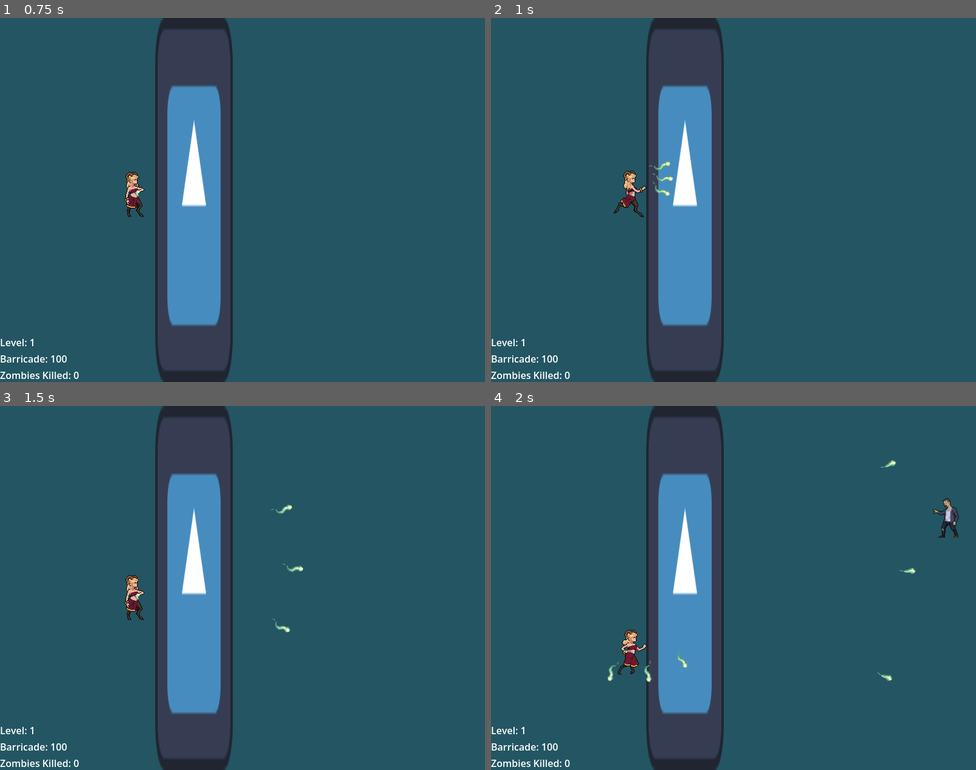
Above: before the commit, frames 1-4 (two rows, left to right).
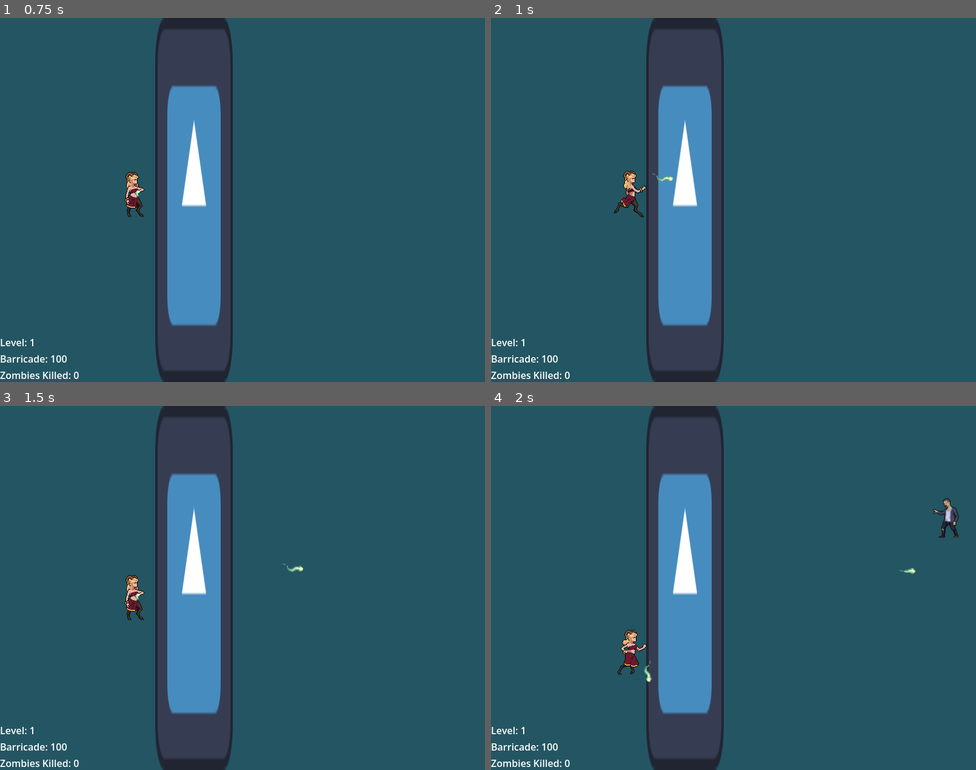
Above: after the commit, the same moments.

Repository: arko-poet/godot-games
Game: Godot game, scene res://main.tscn
Two runs of this game, one before a commit and one after it. Both use one fixed random seed, a clock stepped at 60 frames per second and the inputs below. The engine's default icon, where the game draws it, is replaced by a stand-in: a white triangle on a blue panel in a dark square.
Inputs (mouse positions are in pixels of both pictures, inside the frame that each line leads up to):
- Up to frame 1 (0.75 s): move the mouse to (349, 181) at 0.52 s; hold D (move_right) from 0.53 s (still down); click (349, 181) at 0.6 s
- Up to frame 2 (1 s): keep holding D (move_right)
- Up to frame 3 (1.5 s): move the mouse to (145, 606) at 1.27 s; release D (move_right) at 1.28 s; hold S (move_down) from 1.28 s (still down); click (145, 606) at 1.35 s
- Up to frame 4 (2 s): keep holding S (move_down)

Frame 1 is identical in both runs. In frame 2, less than 0.1% of the frame differs, in the area x 32-37%, y 39-49%; in frame 3, less than 0.1%; in frame 4, 0.1%, in the area x 24-84%, y 14-76%.

Commit message:
feat: upgrade weapon

Diff:
--- a/last_stand/global.gd
+++ b/last_stand/global.gd
@@ -3,9 +3,11 @@
 
 const MAX_ZOMBIES := 2
 const LEVEL_RESOURCES := 10
+const UPGRADE_WEAPON_COST := 6
 
 var level := 1
 var zombies_killed := 0
 var health := 100
 var resources := LEVEL_RESOURCES
-var number_of_projectiles := 3
+var number_of_projectiles := 1
+var upgrade_weapon_progress := 0
--- a/last_stand/upgrade_screen.gd
+++ b/last_stand/upgrade_screen.gd
@@ -7,6 +7,7 @@
 func _process(_delta) -> void:
 	$BarricadeHealth.text = "Barricade: %s" % Global.health
 	$Resources.text = str(Global.resources)
+	$VBoxContainer2/ProgressBar.value = Global.upgrade_weapon_progress
 
 
 func _on_next_level_pressed() -> void:
@@ -17,3 +18,13 @@
 	if Global.resources > 0:
 		Global.resources -= 1
 		Global.health += 10
+
+
+func _on_upgrade_weapon_pressed() -> void:
+	if Global.resources > 0:
+		Global.resources -= 1
+		if Global.upgrade_weapon_progress < 5:
+			Global.upgrade_weapon_progress += 1
+		else:
+			Global.upgrade_weapon_progress = 0
+			Global.number_of_projectiles += 1
--- a/last_stand/upgrade_screen.tscn
+++ b/last_stand/upgrade_screen.tscn
@@ -105,8 +105,10 @@
 [node name="ProgressBar" type="ProgressBar" parent="VBoxContainer2" unique_id=223724636]
 layout_mode = 2
 size_flags_vertical = 1
+max_value = 6.0
+step = 1.0
 rounded = true
-fill_mode = 3
 
 [connection signal="pressed" from="VBoxContainer/UpgradeBarrier" to="." method="_on_upgrade_barricade_pressed"]
+[connection signal="pressed" from="VBoxContainer/UpgradeWeapon" to="." method="_on_upgrade_weapon_pressed"]
 [connection signal="pressed" from="MarginContainer/NextLevel" to="." method="_on_next_level_pressed"]
